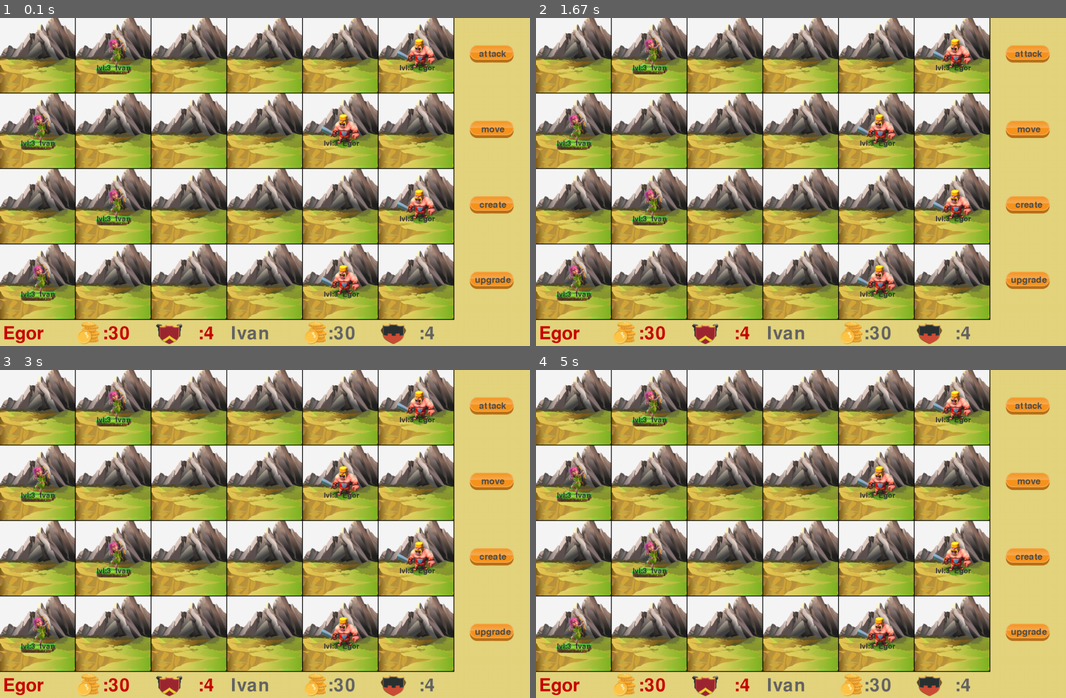
Above: before the commit, frames 1-4 (two rows, left to right).
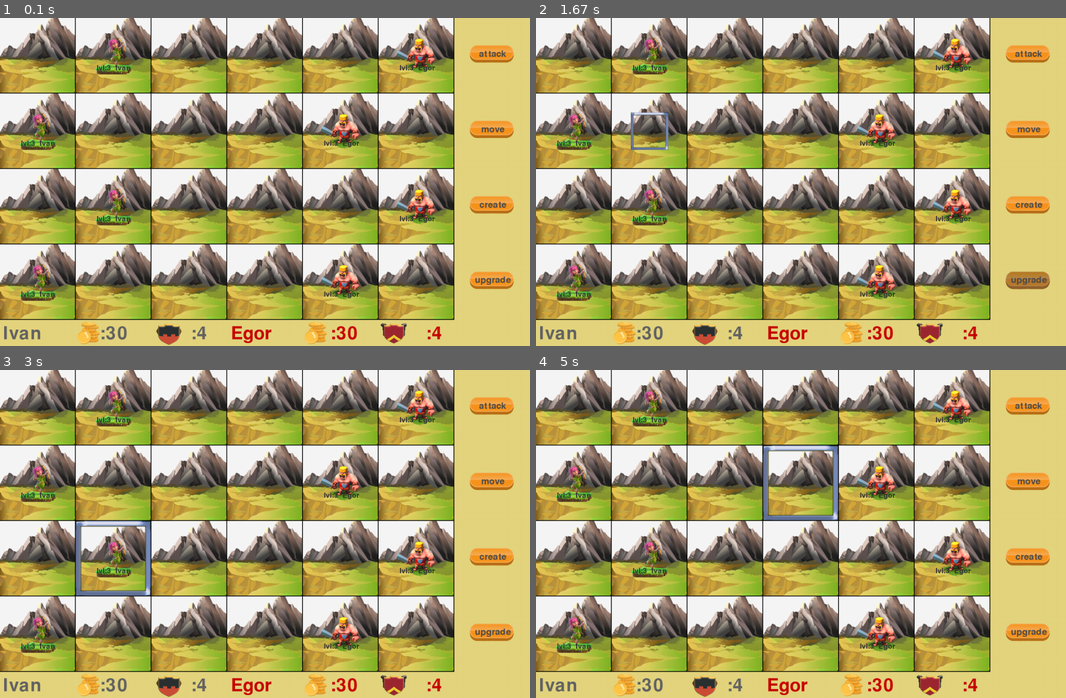
Above: after the commit, the same moments.

Repository: vanka857/MinersArchers
Game: pygame game, started from MinersArchers/Main.py
The game is run twice, just before and just after one commit, with the same random seed, the same clock (stepped at 60 frames per second) and the same inputs.
Inputs (mouse positions are in pixels of both pictures, inside the frame that each line leads up to):
- Up to frame 1 (0.1 s): no input
- Up to frame 2 (1.67 s): click (806, 204) at 0.43 s; click (636, 132) at 0.85 s; move the mouse to (997, 296) at 1.2 s; click (997, 296) at 1.42 s
- Up to frame 3 (3 s): click (74, 524) at 1.9 s; move the mouse to (466, 658) at 2.27 s; click (466, 658) at 2.47 s; move the mouse to (371, 507) at 2.8 s
- Up to frame 4 (5 s): click (907, 507) at 3.02 s; click (991, 507) at 3.58 s; move the mouse to (986, 599) at 3.93 s; click (986, 599) at 4.17 s; move the mouse to (822, 520) at 4.53 s; click (822, 520) at 4.77 s

The runs differ from the first frame. In frame 1, 1.4% of the frame differs, in the area x 0-84%, y 93-100%; in frame 2, 2.0%; in frame 3, 2.3%; in frame 4, 2.4%, in the area x 0-84%, y 22-100%.

Commit message:
selecting units, cells, hovering buttons recovered

Diff:
--- a/MinersArchers/game/display/Display_pygame.py
+++ b/MinersArchers/game/display/Display_pygame.py
@@ -10,13 +10,19 @@
 from game.pygame_ import PICS_pygame
 from game.pygame_.Group import Group
 from game.pygame_.Object import Object
+import json
+
+with open("game/field.json", "r") as read_file:
+    field = json.load(read_file)
+
+TOOLBAR_HEIGHT = field["TOOLBAR_HEIGHT"]
+COLOR = tuple(field["COLOR"])
+RED = tuple(field["RED"])
+CELL_SIZE = field["CELL_SIZE"]
+UNIT_SIZE = field["UNIT_SIZE"]
 
 # устанавливаем цвет логов
 log = Logs("Yellow")
-
-TOOLBAR_HEIGHT = 70
-COLOR = (100, 100, 100)
-RED = (200, 0, 0)
 
 # кнопки
 av_but_com = {0: "attack", 1: "move", 2: "create", 3: "upgrade"}
@@ -66,7 +72,6 @@
 
         super().draw(surface, (0, self._y_pix))
 
-
 class PyGameDisplay(Display):
 
     def __init__(self, w, h):
@@ -106,43 +111,68 @@
     redraw_buttons = False
 
     def update(self):
+        # определение координат, куда накладывать рамку
+        def positions_to_blit(x_, y_):
+            return {"unit": (CELL_SIZE * x_ + (CELL_SIZE - UNIT_SIZE) / 2,
+                             CELL_SIZE * y_ + (CELL_SIZE - UNIT_SIZE) / 2),
+                    "cell": (x_ * CELL_SIZE, y_ * CELL_SIZE),
+                    "action": (x_ * CELL_SIZE, y_ * CELL_SIZE)}
 
         if not self.field_created:
             self.field_created = True
             self.draw("all")
 
+        if self.data.hovered:
+            # если мышка над кнопкой, нужно как-то выделить кнопку
+            coord = self.data.hovered[0]
+            y = coord[0]
+            button = pygame.image.load(PICS_pygame["buttonHovered"]).convert_alpha()
+            font = pygame.font.SysFont('comicsans', 35)
+            text = font.render(av_but_com[y], 1, (77, 77, 77))
+            button.blit(text, ((CELL_SIZE / 2 - text.get_width() / 2 + 2),
+                               (CELL_SIZE / 2 - text.get_height() / 2) - 5))
+
+            self.__buttons_layer.blit(button, (0, CELL_SIZE * coord[0]))
+        else:
+            self.create_buttons_layer()
+
         if self.data.selected is None:
-            # TODO сбросить все выделения
-            pass
-
-        else:
-            # то делаем новое выделение
+            self.__frame_layer = pygame.Surface((self.field_w, self.field_h), pygame.SRCALPHA, 32)
+            self.__frame_layer.fill(0)
+
+        else:
             selected = self.data.selected
-
-            # TODO здесь написать выделение НОВЫХ объектов и сброс выделения СТАРЫХ. координаты передаются в формате (x, y)
-            # TODO Выделение нового юнита должно сбрасывать и выделение старого целла, и наоборот (как у нас и было)
-
             coord = selected[0]
 
-
-            if selected[1] == "unit":
-                # cравнение с предыдущим выделенным unit'ом
-                # если есть изменения, то выделение нового...
+            names = {"cell": "cell_frame", "unit": "unit_frame"}
+
+            name = selected[1]
+            if name in list(names.keys()):
+                pic_name = {"cell": "cell_frame", "unit": "unit_frame"}[name]
+                frame = pygame.image.load(PICS_pygame[pic_name]).convert_alpha()
+                # своп координат происходит здесь
+                # очищаем слой с рамками, накладываем новую рамку
+                self.__frame_layer = pygame.Surface((self.field_w, self.field_h), pygame.SRCALPHA, 32)
+                self.__frame_layer.blit(frame, positions_to_blit(coord[1], coord[0])[name])
+            if name == "action" and self.data.hovered:
+                # если кликнута кнопка
+                # нужно вывести нажатую кнопку
+                coord = self.data.selected[0]
+                y = coord[0]
+                button = pygame.image.load(PICS_pygame["buttonSelected"]).convert_alpha()
+                font = pygame.font.SysFont('comicsans', 35)
+                text = font.render(av_but_com[y], 1, (77, 77, 77))
+                button.blit(text, ((CELL_SIZE / 2 - text.get_width() / 2 + 2),
+                                   (CELL_SIZE / 2 - text.get_height() / 2) - 5))
+
+                self.__buttons_layer.blit(button, (0, CELL_SIZE * coord[0]))
                 pass
-
-            if selected[1] == "cell":
-                # cравнение с предыдущим выделенным cell'ом
-                # если есть изменения, то выделение нового...
-                pass
-
-            log.mprint(" on ", end="")
-            log.mprint(coord)
 
         self.screen.blit(self.__field_layer, (0, 0))
         self.screen.blit(self.__units_layer, (0, 0))
         self.screen.blit(self.__buttons_layer, (CELL_SIZE * self.xCells, 0))
+        self.screen.blit(self.__toolbar_layer, (0, self.field_h))
         self.screen.blit(self.__frame_layer, (0, 0))
-        self.screen.blit(self.__toolbar_layer, (0, self.field_h))
 
         pygame_.update_display()
 
@@ -188,7 +218,6 @@
             self.__buttons_layer = pygame.Surface((CELL_SIZE, self.field_h))
 
         self.__buttons_layer.fill((228, 213, 126))
-
         # их отрисовка
         self.pyg_buttons.render(self.__buttons_layer)
 
@@ -241,11 +270,12 @@
                             color2)
 
         self.__toolbar_layer.fill((228, 213, 126))
-
-        self.__toolbar_layer.blit(name1, (8, 13))
+        self.__toolbar_layer.fill((228, 213, 126))
+
+        self.__toolbar_layer.blit(name2, (8, 13))
         self.__toolbar_layer.blit(score_pic, (CELL_SIZE, 0))
-        self.__toolbar_layer.blit(emblem1, (CELL_SIZE * 2 + 12, 8))
-
-        self.__toolbar_layer.blit(name2, (CELL_SIZE * 3 + 10, 13))
+        self.__toolbar_layer.blit(emblem2, (CELL_SIZE * 2 + 12, 8))
+
+        self.__toolbar_layer.blit(name1, (CELL_SIZE * 3 + 10, 13))
         self.__toolbar_layer.blit(score_pic, (CELL_SIZE * 4, 0))
-        self.__toolbar_layer.blit(emblem2, (CELL_SIZE * 5 + 5, 6))
+        self.__toolbar_layer.blit(emblem1, (CELL_SIZE * 5 + 5, 6))
--- /dev/null
+++ b/MinersArchers/game/field.json
@@ -0,0 +1,7 @@
+{
+  "TOOLBAR_HEIGHT": 70,
+  "COLOR": [100, 100, 100],
+  "RED": [200, 0, 0],
+  "CELL_SIZE": 202,
+  "UNIT_SIZE": 100
+}
--- a/MinersArchers/game/game_control/Controller.py
+++ b/MinersArchers/game/game_control/Controller.py
@@ -198,6 +198,7 @@
 
         # получаем координаты игрового поля и тип объекта, который был выбран мышью
         selected_object = pygame_.get_object_on_coords(x, y)
+
         if selected_object is None:
             return
 
@@ -220,10 +221,11 @@
     def mouse_move(self, x, y):
         # вызывается из dispatcher при движении мыши
         hovered_object = pygame_.get_object_on_coords(x, y)
-        if hovered_object is None:
-            return
-
-        self.__game_data.hovered = hovered_object
+
+        if hovered_object and hovered_object[1] == "action":
+            self.__game_data.hovered = hovered_object
+        else:
+            self.__game_data.hovered = None
 
     def set_keys(self, keys: dict):
         # инициализация кнопок
--- a/MinersArchers/game/pygame_/__init__.py
+++ b/MinersArchers/game/pygame_/__init__.py
@@ -1,12 +1,15 @@
 import pygame
 
 from game.logs.Logs import Logs
-
+import json
 log = Logs()
 
+with open("game/field.json", "r") as read_file:
+    field = json.load(read_file)
+
 # размер одной ячейки(квадратной) в пикселях
-CELL_SIZE = 202
-UNIT_SIZE = 100
+CELL_SIZE = field["CELL_SIZE"]
+UNIT_SIZE = field["UNIT_SIZE"]
 
 CELL_HEIGHT = CELL_SIZE
 CELL_WIDTH = CELL_SIZE
@@ -65,7 +68,7 @@
     # теперь мы знаем, какой cell, узнаем, попали в unit или нет
 
     global w, h
-    # если нажали правее или ниже игрового поля
+    # если нажали правее или ниже игрового п_objectоля
     if x_field >= int(w / CELL_WIDTH):
         return None
     if y_field >= int(h / CELL_HEIGHT):
Not shown, removed: MinersArchers/package.json
